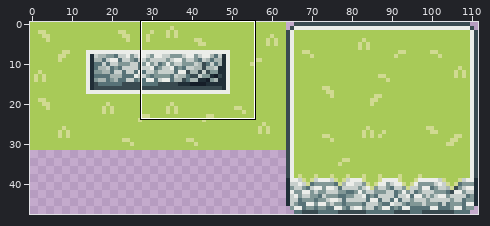
Edited in one commit: sprite sheet (tilemap/cliff tileset 0.png). Above, an overview of the earlier version with the close-up marked.
Close-up. The starting point:
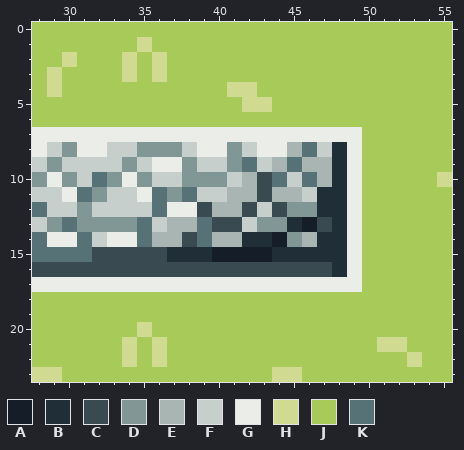
The file is 112x48 pixels. Shown: x 28..55, y 0..23.
Palette (. is transparent): A #151d28  B #202e37  C #394a50  D #819796  E #a8b5b2  F #c7cfcc  G #ebede9  H #d0da91  J #a8ca58  K #577277
Pixels before, first column x 28:
 0 JJJJJJJJJJJJJJJJJJJJJJJJJJJJ
 1 JJJJJJJHJJJJJJJJJJJJJJJJJJJJ
 2 JJHJJJHJHJJJJJJJJJJJJJJJJJJJ
 3 JHJJJJHJHJJJJJJJJJJJJJJJJJJJ
 4 JHJJJJJJJJJJJHHJJJJJJJJJJJJJ
 5 JJJJJJJJJJJJJJHHJJJJJJJJJJJJ
 6 JJJJJJJJJJJJJJJJJJJJJJJJJJJJ
 7 GGGGGGGGGGGGGGGGGGGGGGJJJJJJ
 8 GFDGGFFDDDFGGDFGGEKFBGJJJJJJ
 9 FDFFFFDFGGDFFDKFEKEEBGJJJJJJ
10 DGDFKDGDFFDDDFECKFKEBGJJJJJH
11 FFGKDFFGKDKFFEECEEFBBGJJJJJJ
12 KFFDFFFFKGGCEECFCDDBBGJJJJJJ
13 FDKDDDDKFEEKCCFDDBACBGJJJJJJ
14 KGGKFGGKEECKEEBBADEBBGJJJJJJ
15 KKKKCCCCCBBBAAAABBBBBGJJJJJJ
16 CCCCCCCCCCCCCCCCCCCCBGJJJJJJ
17 GGGGGGGGGGGGGGGGGGGGGGJJJJJJ
18 JJJJJJJJJJJJJJJJJJJJJJJJJJJJ
19 JJJJJJJJJJJJJJJJJJJJJJJJJJJJ
20 JJJJJJJHJJJJJJJJJJJJJJJJJJJJ
21 JJJJJJHJHJJJJJJJJJJJJJJHHJJJ
22 JJJJJJHJHJJJJJJJJJJJJJJJJHJJ
23 HHJJJJJJJJJJJJJJHHJJJJJJJJJJ
Now the later version:
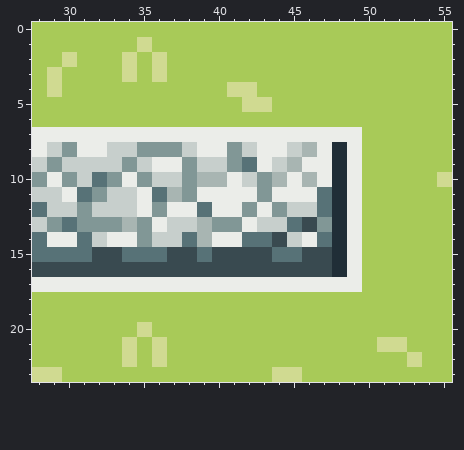
What changed:
y 8: x 45..47 EKF -> FEG
y 9: x 43..47 FEKEE -> GFEGG
y 10: x 39..47 DDFECKFKE -> EEGFDEGEG
y 11: x 37..47 DKFFEECEEFB -> EDGGGGDGGGK
y 12: x 35..36 FK -> GD; x 39..47 CEECFCDDB -> KGGDGDFFK
y 13: x 34..47 DKFEEKCCFDDBAC -> EDGFFEDDGFFKCD
y 14: x 35..47 KEECKEEBBADEB -> DFFKEGGKKCFGK
y 15: x 34..47 CCCBBBAAAABBBB -> KKKCCKCCCCKKCC
Where, in picture pixels (left, top, right, bottom), the same in both close-ups:
changed: (122, 142, 332, 262)
